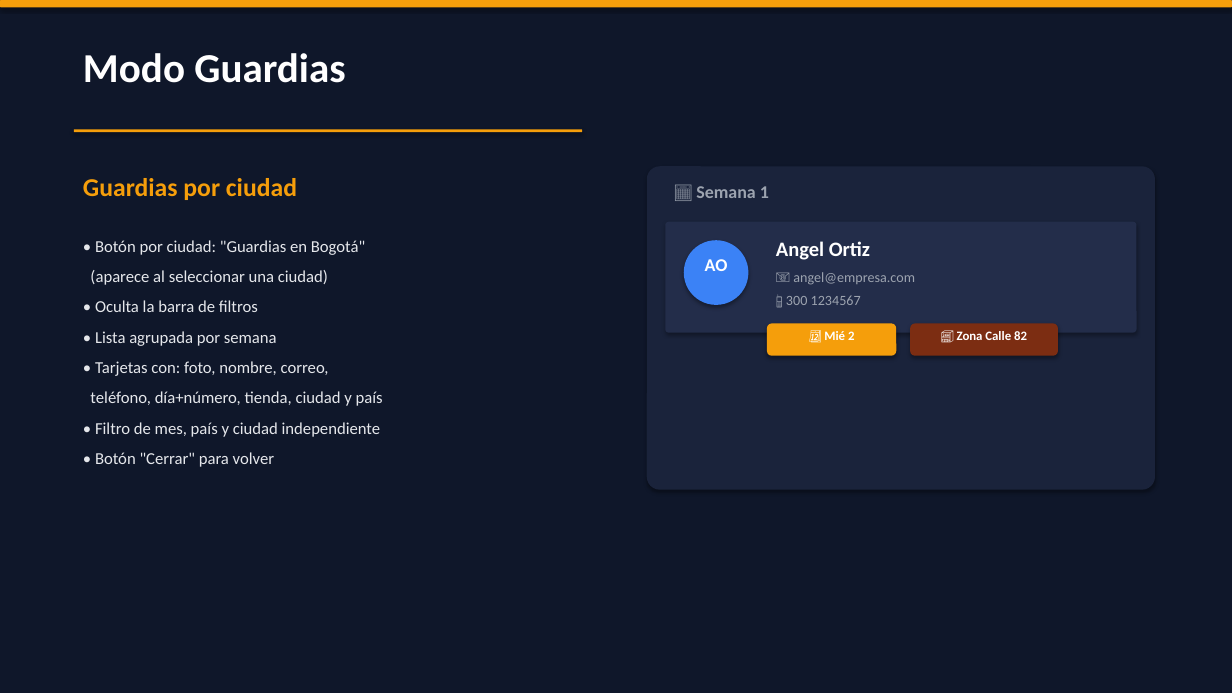
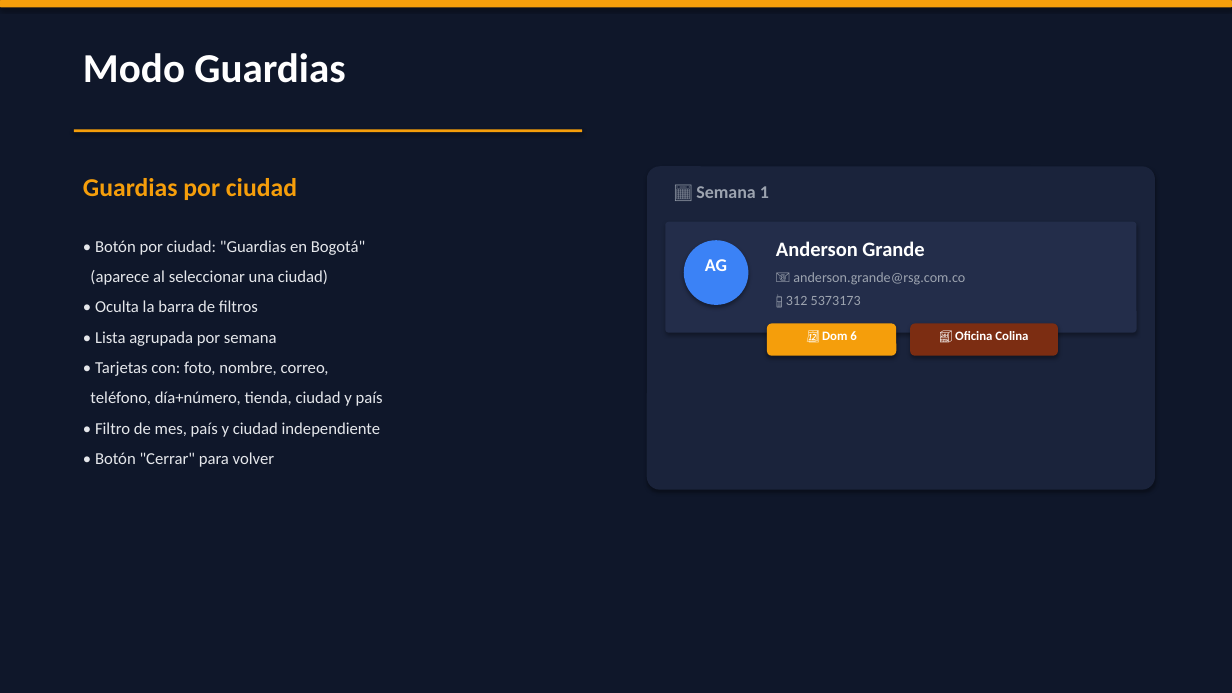
Before and after one commit to AndersonGrande588/Sistema-de-Horarios, a slide deck: slide 7 of Presentacion_Gestor_Horarios.pptx. Drawn at 1232x693 pixels with LibreOffice and Linux fonts; fonts in the diff are those of the drawing. Boxes give left, top, right and bottom in pixels: in the first picture for what was removed or moved away, otherwise in the second. Text is boxed around its words. In the diff, an @@ line names an element or a change of style, - is before the commit and + after.

Commit message:
Se agrega diciembre, se reasignan zonas y se actualiza la presentacion
- Horarios de diciembre (180 turnos): 699 en total sep-dic.
- Andres Garzon toma Felicidad y Plaza Central (zonas de Julian).
- Jersoon alterna Unicentro y Titan.
- Brayan Sanchez reemplaza a Angel Ortiz en Calle 82 (sin guardias).
- Julian Garzon sale de la app.
- Calendario muestra las semanas reales del mes (4, 5 o 6).
- Documentacion y presentacion PPTX actualizadas a v2.0.

```diff
--- a/Presentacion_Gestor_Horarios.pptx
+++ b/Presentacion_Gestor_Horarios.pptx
@@ text at [705, 259, 727, 271]: text changed @@
-AO
+AG
@@ text at [776, 241, 924, 256]: text changed @@
-Angel Ortiz
+Anderson Grande
@@ text at [786, 296, 861, 305]: text changed @@
-📱 300 1234567
+📱 312 5373173
@@ text at [793, 272, 965, 285]: text changed @@
-📧 angel@empresa.com
+📧 anderson.grande@rsg.com.co
@@ text at [822, 331, 856, 340]: text changed @@
-📆 Mié 2
+📆 Dom 6
@@ text at [955, 331, 1028, 340]: text changed @@
-🏪 Zona Calle 82
+🏪 Oficina Colina
```
Also in this commit, not shown: 8 other slides changed, 12 other files.
